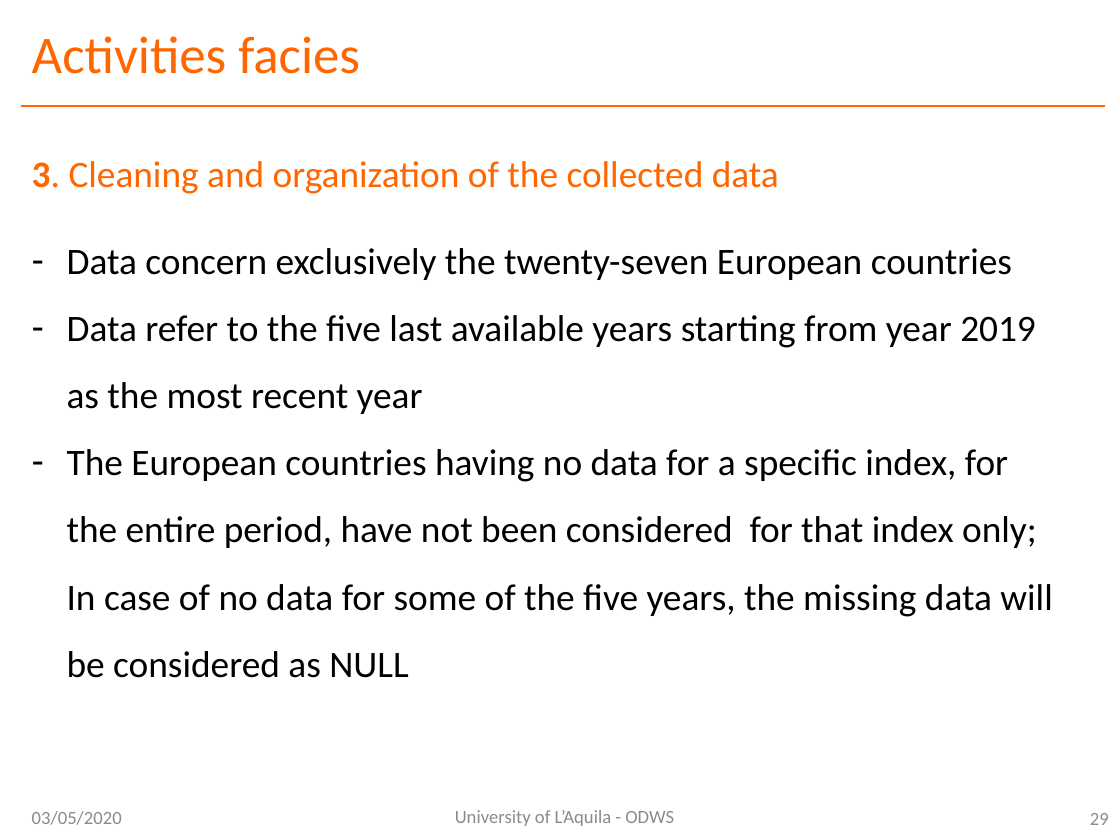
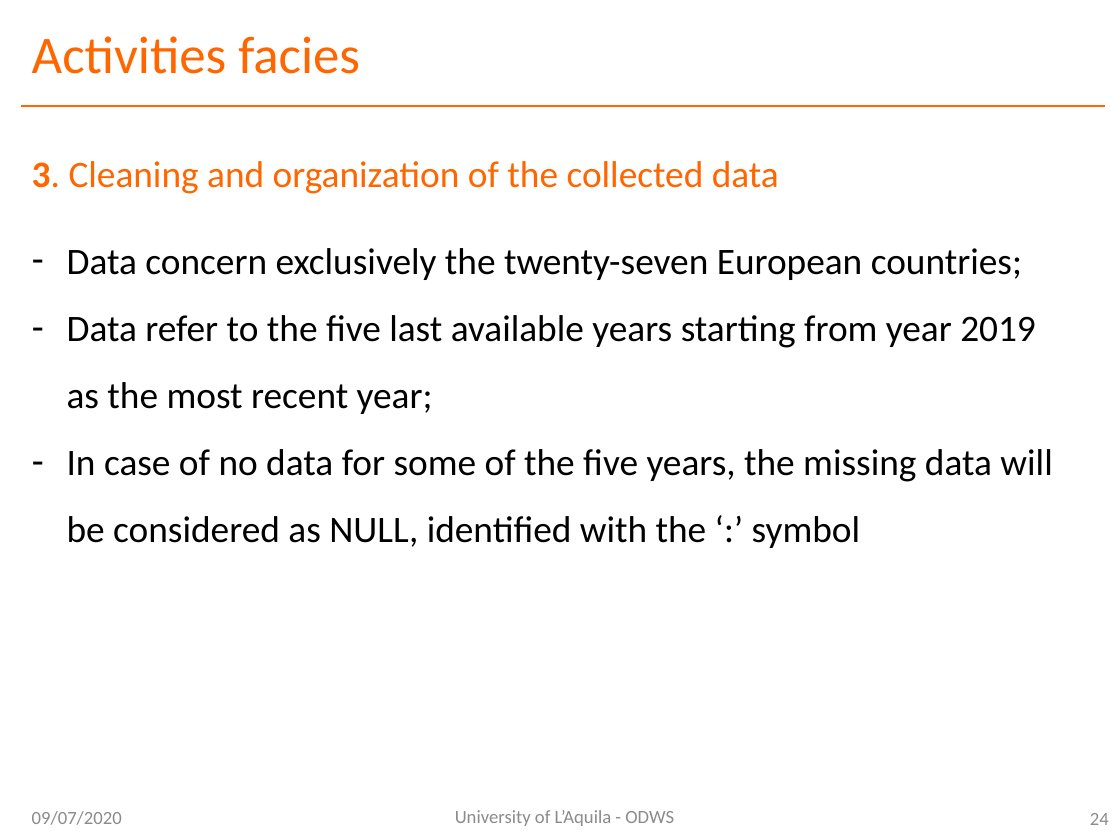
Before and after one commit to ODWSUni/ODWS, a slide deck: slide 24 of PRESENTAZIONE ODWS.pptx (slide 29 before the commit). Drawn at 1120x840 pixels with LibreOffice and Linux fonts; fonts in the diff are those of the drawing. Boxes give left, top, right and bottom in pixels: in the first picture for what was removed or moved away, otherwise in the second. Text is boxed around its words. In the diff, an @@ line names an element or a change of style, - is before the commit and + after.

```diff
--- a/PRESENTAZIONE ODWS.pptx
+++ b/PRESENTAZIONE ODWS.pptx
@@ text at (67, 248, 1052, 548): text changed @@
-– Data concern exclusively the twenty-seven European countries
-– Data refer to the five last available years starting from year 2019 as the most recent year
-– The European countries having no data for a specific index, for the entire period, have not been considered for that index only; In case of no data for some of the five years, the missing data will be considered as NULL
+– Data concern exclusively the twenty-seven European countries;
+– Data refer to the five last available years starting from year 2019 as the most recent year;
+– In case of no data for some of the five years, the missing data will be considered as NULL, identified with the ‘:’ symbol
@@ text at (32, 811, 122, 825): text changed @@
-03/05/2020
+09/07/2020
@@ page number at (1090, 813, 1109, 825): text changed @@
-29
+24
```
Also in this commit, not shown: 29 other slides changed, 24 slides added.
